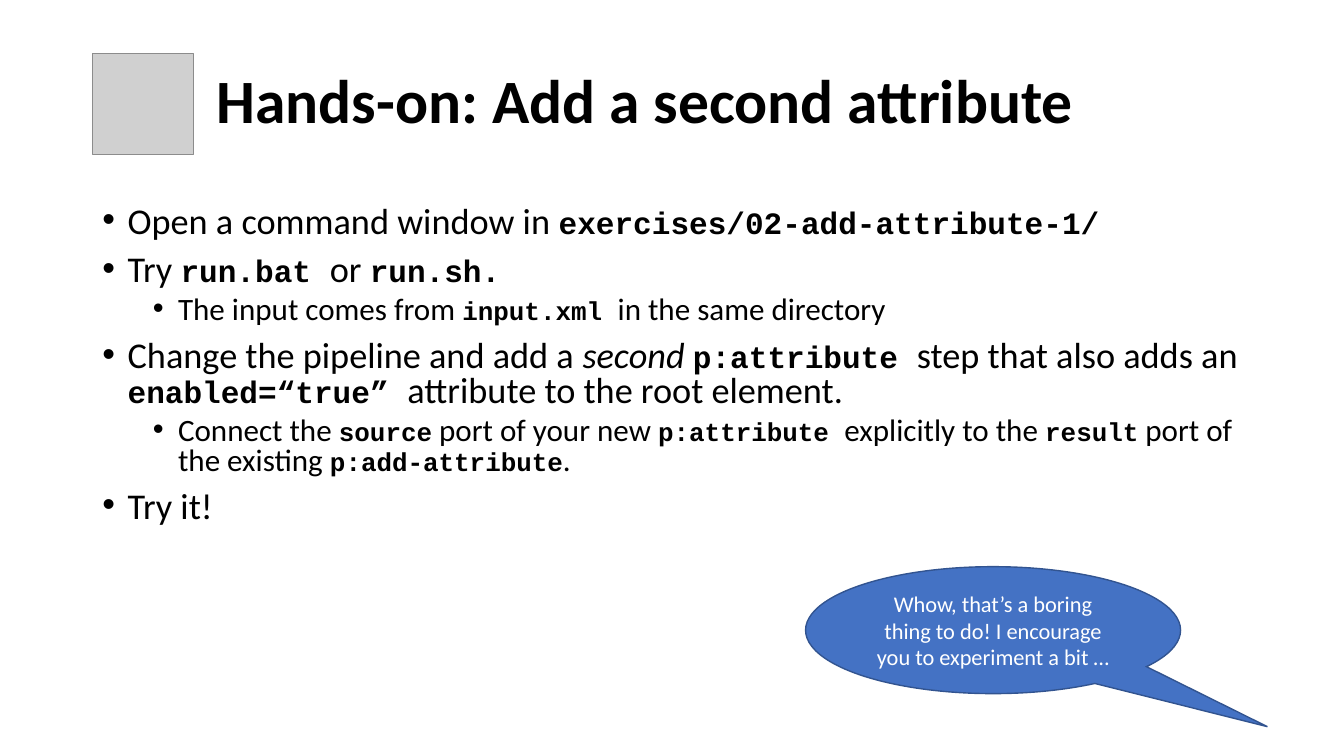
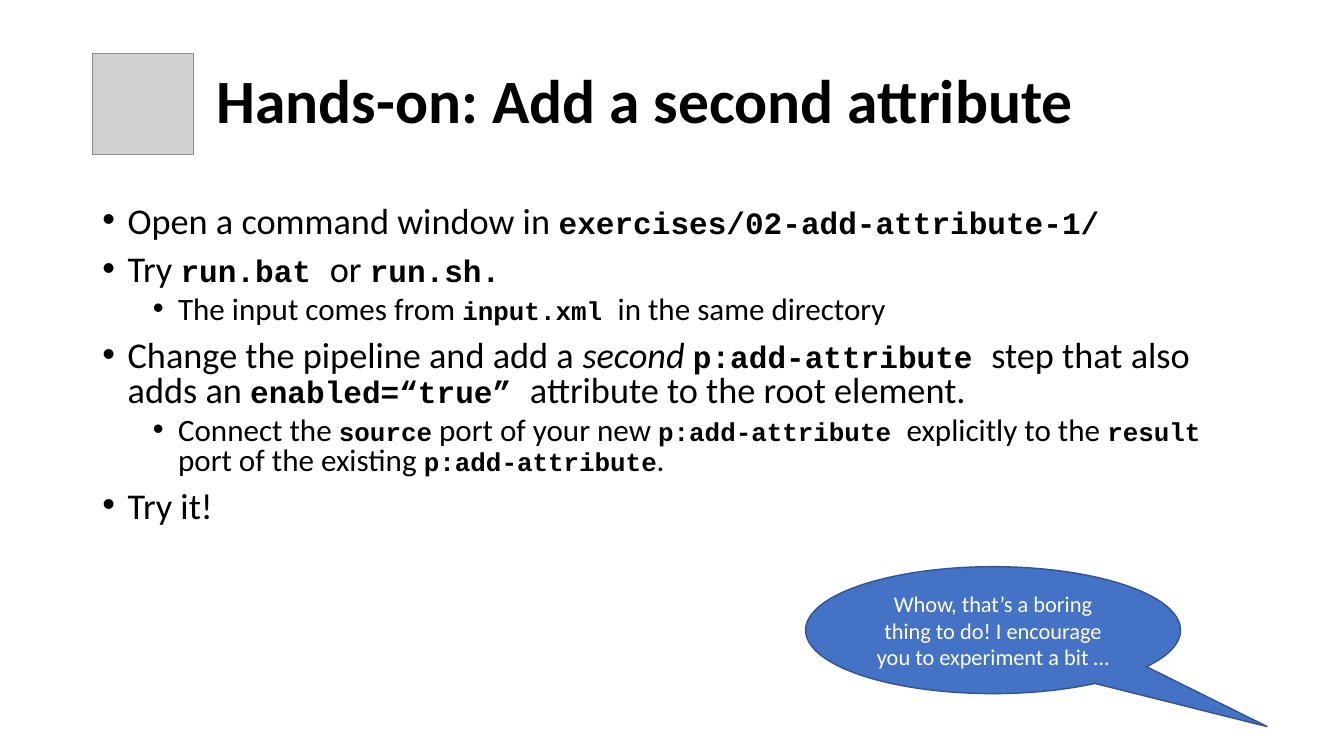
Before and after one commit to svanteschubert/DocEng-2019-XProc, a slide deck: slide 17 of presentation/Introduction to XProc 3.0.pptx. Drawn at 1344x756 pixels with LibreOffice and Linux fonts; fonts in the diff are those of the drawing; grey boxes stand for pictures; background and template pictures are left out. Boxes give left, top, right and bottom in pixels: in the first picture for what was removed or moved away, otherwise in the second. Text is boxed around its words. In the diff, an @@ line names an element or a change of style, - is before the commit and + after.

```diff
--- a/presentation/Introduction to XProc 3.0.pptx
+++ b/presentation/Introduction to XProc 3.0.pptx
@@ text at <box>128,342,1200,477</box>: text changed @@
-• Change the pipeline and add a second p:attribute step that also adds an enabled=“true” attribute to the root element.
-  • Connect the source port of your new p:attribute explicitly to the result port of the existing p:add-attribute.
+• Change the pipeline and add a second p:add-attribute step that also adds an enabled=“true” attribute to the root element.
+  • Connect the source port of your new p:add-attribute explicitly to the result port of the existing p:add-attribute.
```
Also in this commit, not shown: 9 other slides changed, 2 slides added, 1 other file.
